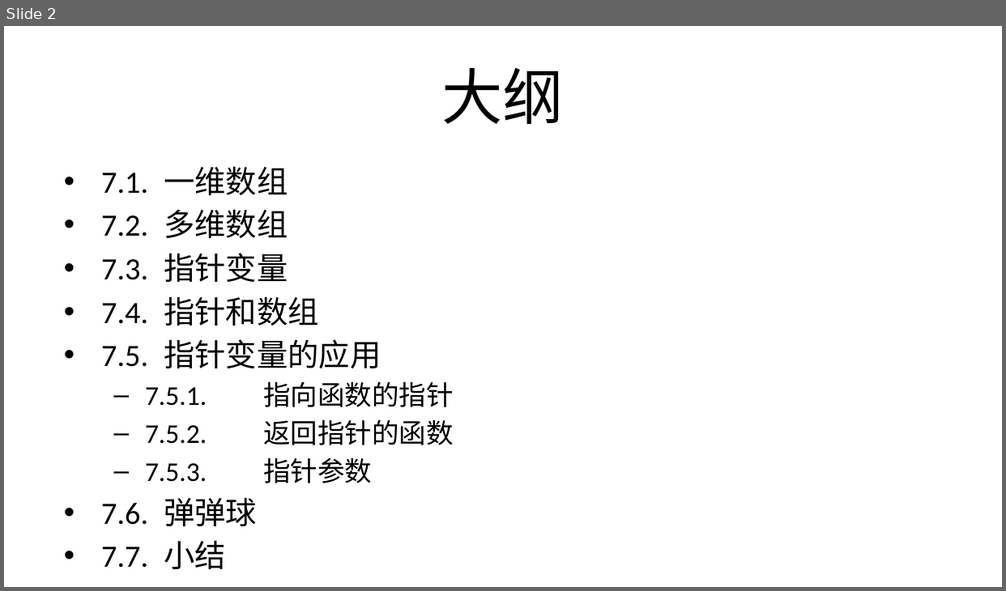
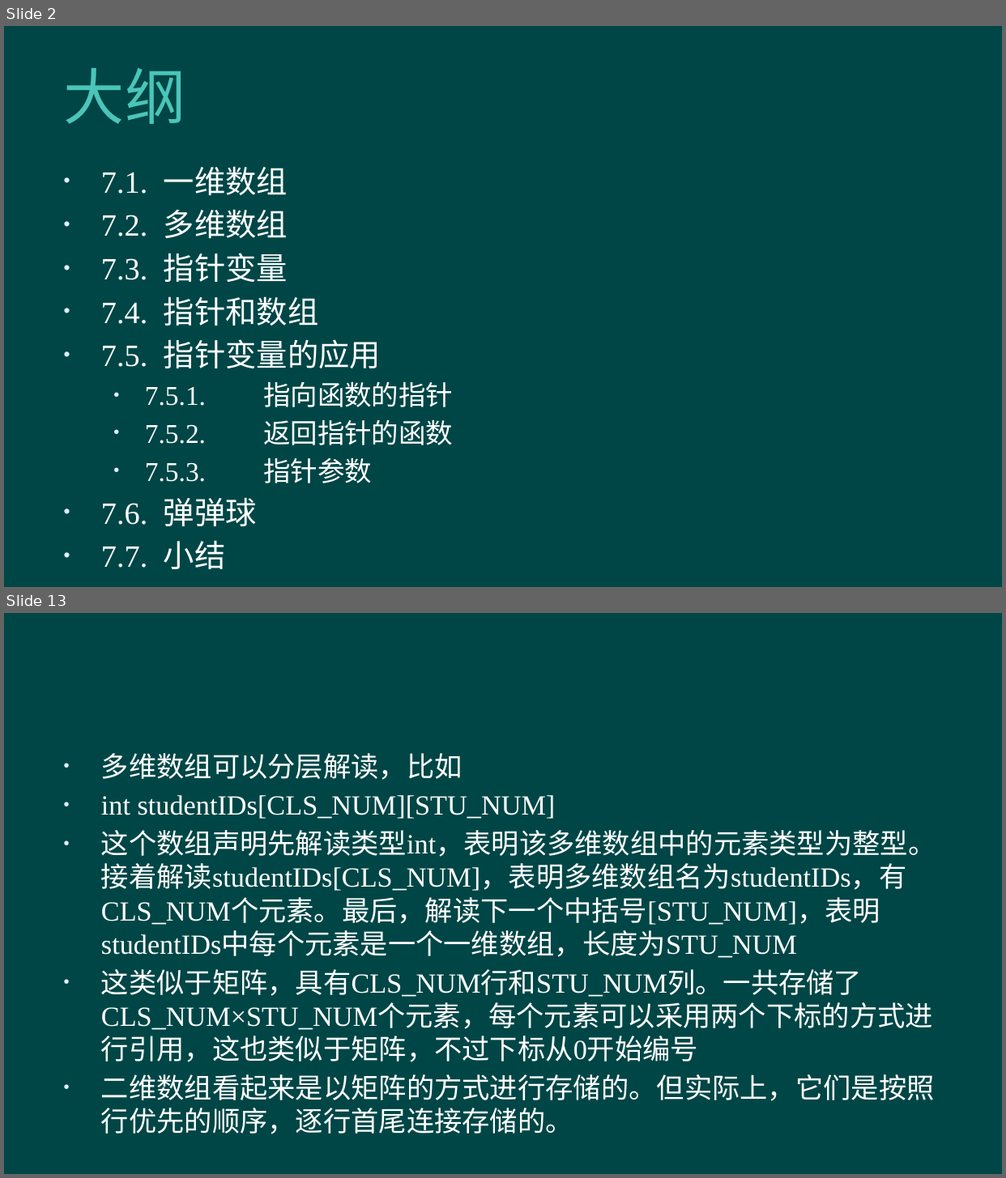
Before and after one commit to hanhonglei/Course_BasicGameProgramming, a slide deck: 第7章 数组及指针/第7章 数组及指针.pptx. Shown one above the other, each under a label of ours: slide 2 before the commit, slides 2 and 13 after it; the slides between them are not shown. The pictures are 1006x591 and 1006x1178 pixels, drawn with LibreOffice and Linux fonts; fonts in the diff are those of the drawing; background and template pictures are left out. Boxes give left, top, right and bottom in pixels: in the first picture for what was removed or moved away, otherwise in the second. Text is boxed around its words. In the diff, an @@ line names an element or a change of style, - is before the commit and + after.

```diff
--- a/第7章 数组及指针/第7章 数组及指针.pptx
+++ b/第7章 数组及指针/第7章 数组及指针.pptx
@@ slide 13 added at [4,613,1002,1174], background #004646 @@
@@ text added at [101,753,936,1101], 20 pt, text #FFFFFF @@
+• 多维数组可以分层解读，比如
+• int studentIDs[CLS_NUM][STU_NUM]
+• 这个数组声明先解读类型int，表明该多维数组中的元素类型为整型。接着解读studentIDs[CLS_NUM]，表明多维数组名为studentIDs，有CLS_NUM个元素。最后，解读下一个中括号[STU_NUM]，表明studentIDs中每个元素是一个一维数组，长度为STU_NUM
+• 这类似于矩阵，具有CLS_NUM行和STU_NUM列。一共存储了CLS_NUM×STU_NUM个元素，每个元素可以采用两个下标的方式进行引用，这也类似于矩阵，不过下标从0开始编号
+• 二维数组看起来是以矩阵的方式进行存储的。但实际上，它们是按照行优先的顺序，逐行首尾连接存储的。
@@ slide 2 changed as well @@
@@ background #FFFFFF to #004646 @@
@@ title "大纲" at [64,68,186,124]: font Calibri to Roboto, text colour #000000 to #4BC5B9, letter spacing 0 to 0.5 pt; alignment centre to left @@
@@ text "7.1. 一维数组" at [101,166,453,484]: font Calibri to Times New Roman, text colour #000000 to #FFFFFF; bullet – to • @@
```
Also in this commit, not shown: 1 other slide changed, 61 other slides added, 1 other file.
